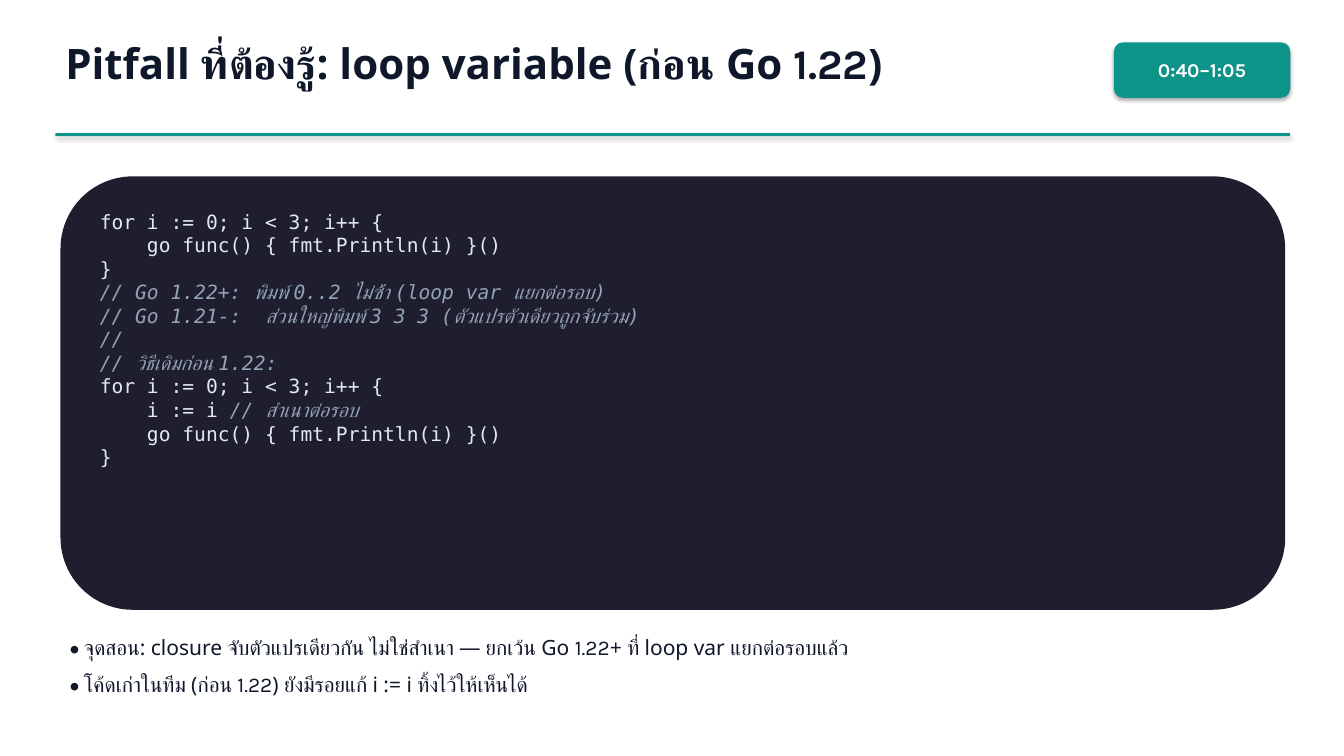
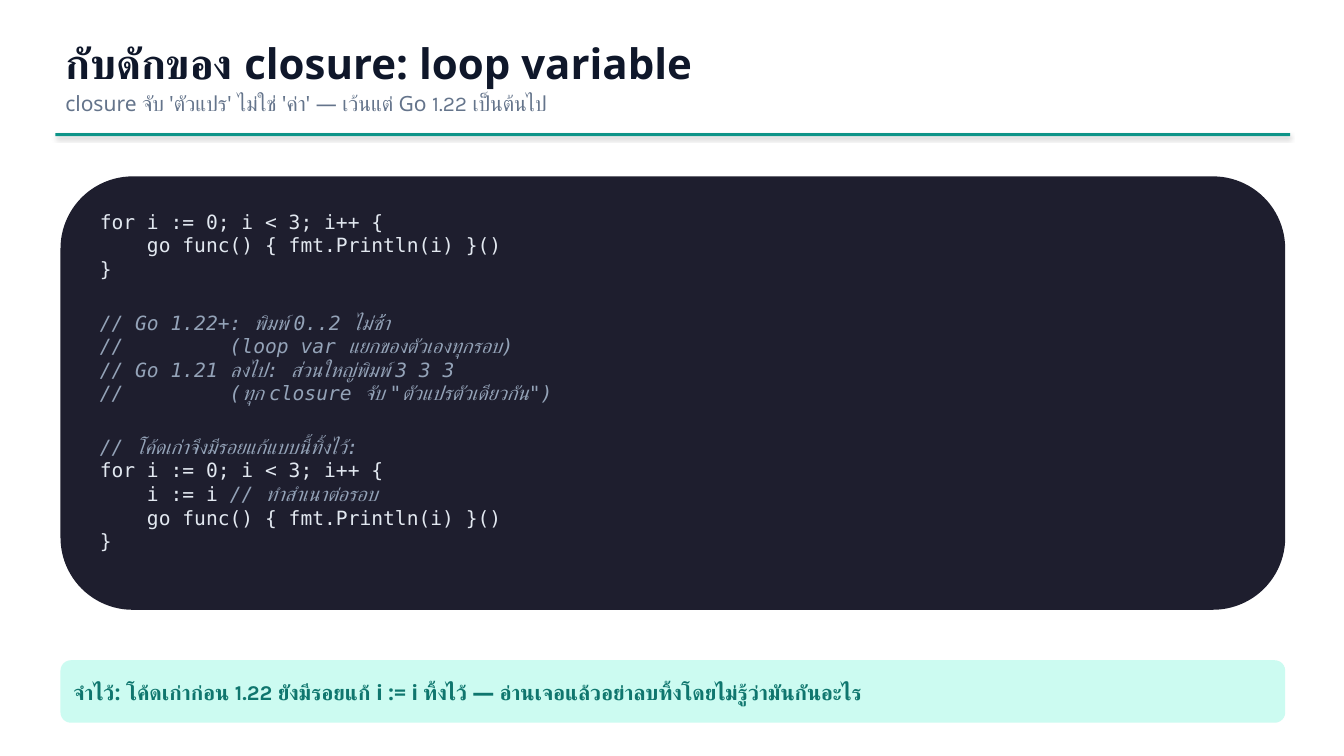
Before and after one commit to iporsut/go-fp, a slide deck: slide 9 of slides/fp-in-go-workshop.pptx (slide 7 before the commit). Drawn at 1344x756 pixels with LibreOffice and Linux fonts; fonts in the diff are those of the drawing. Boxes give left, top, right and bottom in pixels: in the first picture for what was removed or moved away, otherwise in the second. Text is boxed around its words. In the diff, an @@ line names an element or a change of style, - is before the commit and + after.

```diff
--- a/slides/fp-in-go-workshop.pptx
+++ b/slides/fp-in-go-workshop.pptx
@@ text at box(65, 46, 692, 111): text changed; size 30 to 15 pt; text colour #0F172A to #64748B; bold off @@
-Pitfall ที่ต้องรู้: loop variable (ก่อน Go 1.22)
+กับดักของ closure: loop variable
+closure จับ 'ตัวแปร' ไม่ใช่ 'ค่า' — เว้นแต่ Go 1.22 เป็นต้นไป
@@ rounded rectangle removed at box(1114, 42, 1291, 98) @@
-0:40–1:05
@@ text in rounded rectangle at box(135, 313, 529, 454): text changed @@
-// Go 1.22+: พิมพ์ 0..2 ไม่ซ้้า (loop var แยกต่อรอบ)
-// Go 1.21-: ส่วนใหญ่พิมพ์ 3 3 3 (ตัวแปรตัวเดียวถูกจับร่วม)
-//
-// วิธีเดิมก่อน 1.22:
+// Go 1.22+: พิมพ์ 0..2 ไม่ซ้้า
+// (loop var แยกของตัวเองทุกรอบ)
+// Go 1.21 ลงไป: ส่วนใหญ่พิมพ์ 3 3 3
+// (ทุก closure จับ "ตัวแปรตัวเดียวกัน")
+// โค้ดเก่าจึงมีรอยแก้แบบนี้ทิ้งไว้:
@@ text in rounded rectangle at box(147, 486, 377, 501): text changed @@
-i := i // สำเนาต่อรอบ
+i := i // ทำสำเนาต่อรอบ
@@ text removed at box(84, 639, 848, 696) @@
-• จุดสอน: closure จับตัวแปรเดียวกัน ไม่ใช่สำเนา — ยกเว้น Go 1.22+ ที่ loop var แยกต่อรอบแล้ว
-• โค้ดเก่าในทีม (ก่อน 1.22) ยังมีรอยแก้ i := i ทิ้งไว้ให้เห็นได้
@@ rounded rectangle added at box(60, 660, 1286, 723), fill #CCFBF1, 15 pt, text #0F766E, bold @@
+จำไว้: โค้ดเก่าก่อน 1.22 ยังมีรอยแก้ i := i ทิ้งไว้ — อ่านเจอแล้วอย่าลบทิ้งโดยไม่รู้ว่ามันกันอะไร
```
Also in this commit, not shown: 8 other slides changed, 8 slides added, 5 slides removed, 19 other files.
